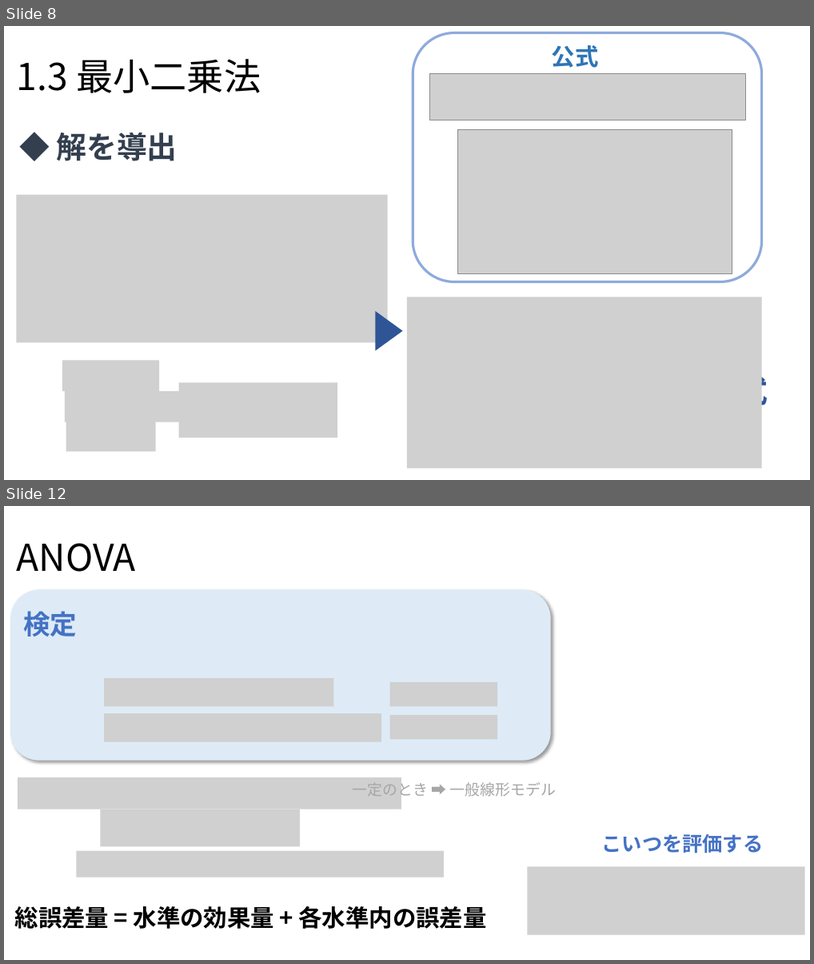
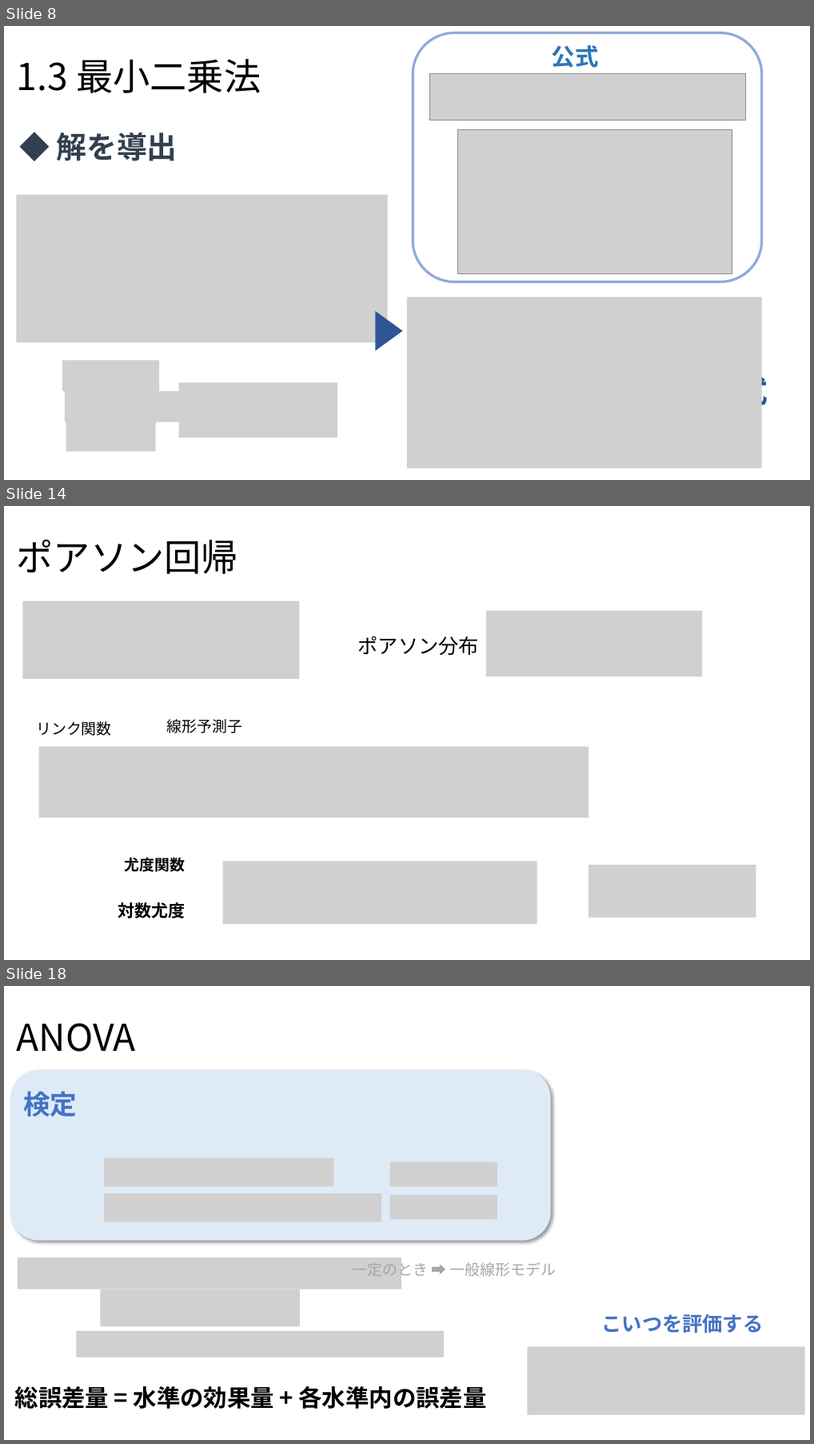
Before and after one commit to Yoshifumi14/stats, a slide deck: statistics2.pptx. Shown one above the other, each under a label of ours: slides 8 and 12 before the commit, slides 8, 14 and 18 after it; the slides between them are not shown. The pictures are 814x964 and 814x1444 pixels, drawn with LibreOffice and Linux fonts; fonts in the diff are those of the drawing; grey boxes stand for pictures. Boxes give left, top, right and bottom in pixels: in the first picture for what was removed or moved away, otherwise in the second. Text is boxed around its words. In the diff, an @@ line names an element or a change of style, - is before the commit and + after.

```diff
--- a/statistics2.pptx
+++ b/statistics2.pptx
@@ slide 14 added at (4,506,810,960), background #FFFFFF @@
@@ title added at (17,540,238,574), 44 pt, text #000000 @@
+ポアソン回帰
@@ picture added at (22,601,300,679) @@
@@ picture added at (486,611,702,676) @@
@@ text added at (358,636,479,655), 24 pt, text #000000 @@
+ポアソン分布
@@ text added at (36,721,111,736), 18 pt, text #000000 @@
+リンク関数
@@ text added at (167,719,242,733), 18 pt, text #000000 @@
+線形予測子
@@ picture added at (39,746,589,817) @@
@@ text added at (125,857,186,872), 18 pt, text #000000, bold @@
+尤度関数
@@ picture added at (223,860,538,924) @@
@@ picture added at (589,864,757,917) @@
@@ text added at (118,902,185,918), 20 pt, text #000000, bold @@
+対数尤度
@@ what was slide 12 is now slide 18 @@
```
Also in this commit, not shown: 1 slide changed, 5 other slides added, 9 other files.
